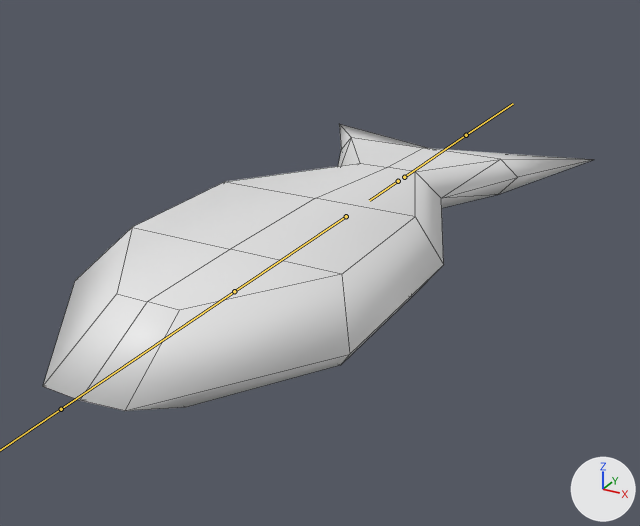
Two versions of the FBX model Assets/_LukaszDev/Characters/Fish.fbx, one commit apart.
Both versions are drawn from a 50 mm camera at (0.189, -0.32, 0.177) aimed at (-0.004, 0.032, 0.001). Lighting does not change. The marker at lower right points along +X, +Y and +Z. The bones that bend it are drawn over the model as lines. Mesh edges are drawn as thin lines.

The first picture shows 'Fish.Mesh'.
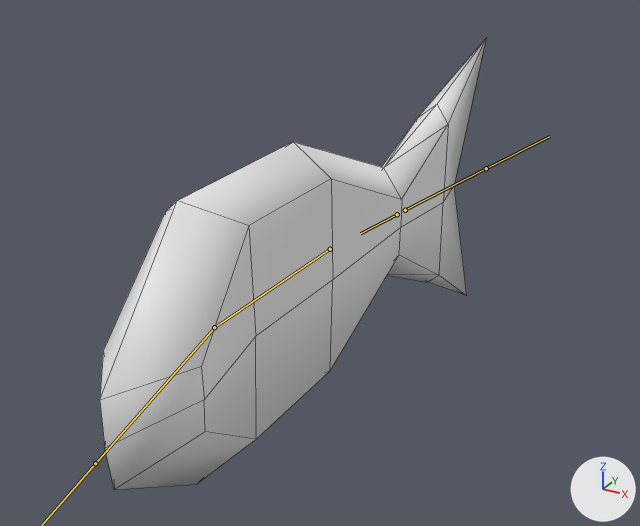
The newer file adds an action. The first version stands in its rest pose; the second is drawn at frame 6 of the action 'Fish.Arm|Fish.IddleInWater'.

The change, as JSON lines over the scene's bpy script:
```json
{"block": "bone_bone_002", "where": "bone_bone_002 = bpy.data.objects['Fish.Arm'].pose.bones['Bone.002']"}
{"op": "set", "path": "bone_bone_002.location", "old": "(0.0, 0.0, 0.0)", "new": "(0.0, 0.0, 0.02)"}
{"op": "set", "path": "bone_bone_002.rotation_quaternion", "old": "(1.0, 0.0, 0.0, 0.0)", "new": "(0.705, -0.052, 0.705, 0.052)", "note": "degrees (0, 0, 0) -> degrees (-8, 90, 0)"}
{"block": "bone_bone_001", "where": "bone_bone_001 = bpy.data.objects['Fish.Arm'].pose.bones['Bone.001']  # child of 'Bone.002'"}
{"op": "set", "path": "bone_bone_001.rotation_quaternion", "old": "(1.0, 0.0, 0.0, 0.0)", "new": "(0.998, 0.061, 0.0, 0.0)", "note": "degrees (0, 0, 0) -> degrees (7, 0, 0)"}
{"block": "bone_bone_003", "where": "bone_bone_003 = bpy.data.objects['Fish.Arm'].pose.bones['Bone.003']  # child of 'Bone.001'"}
{"op": "set", "path": "bone_bone_003.rotation_quaternion", "old": "(1.0, 0.0, 0.0, 0.0)", "new": "(0.993, 0.118, 0.0, 0.0)", "note": "degrees (0, 0, 0) -> degrees (14, 0, 0)"}
```

Pixel boxes (x1, y1, x2, y2) of what changed, in the pictures (640 x 526 px):
```json
{"object": "Fish.Mesh", "change": "posed", "before": [43, 124, 592, 411], "after": [100, 39, 486, 489], "on screen": "30% narrower, 57% taller"}
{"bone": "Bone.002", "before": "(398, 181) to (369, 200)", "after": "(397, 214) to (360, 233)"}
{"bone": "Bone.001", "before": "(346, 216) to (234, 291)", "after": "(330, 249) to (214, 327)"}
{"bone": "Bone.003", "before": "(234, 291) to (61, 409)", "after": "(214, 327) to (95, 463)"}
```
